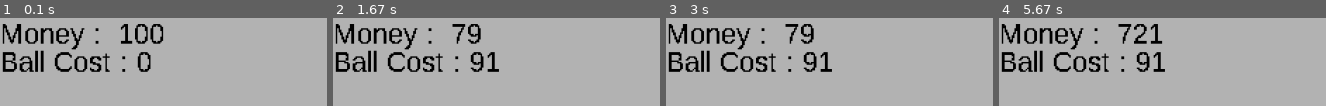
Above: before the commit, frames 1-4 (left to right).
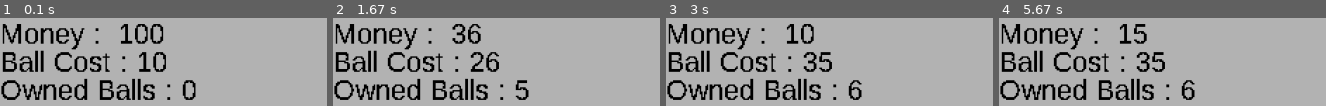
Above: after the commit, the same moments.

Repository: LZX1000/College-I
Game: pygame game, started from Incremental_Incremental.py
Two runs of this game, one before a commit and one after it. Both use one fixed random seed, a clock stepped at 60 frames per second and the inputs below.
Inputs:
- Up to frame 1 (0.1 s): no input
- Up to frame 2 (1.67 s): tap Enter at 0.33, 0.67, 1.07, 1.37, 1.57 s
- Up to frame 3 (3 s): tap Enter at 1.9, 2.2 s
- Up to frame 4 (5.67 s): no input

The runs differ from the first frame. In frame 1, 6.6% of the frame differs, in the area x 0-60%, y 38-94%; in frame 2, 7.4%; in frame 3, 7.0%; in frame 4, 7.6%, in the area x 0-60%, y 6-94%.

Commit message:
Fix infinitely increasing balls

Diff:
--- a/Incremental_Incremental.py
+++ b/Incremental_Incremental.py
@@ -60,7 +60,7 @@
         if new:
             player_money = 100
             player_money_per_click = 1
-            new_ball_cost = 0
+            new_ball_cost = 10
             balls = []
             unresolved_balls = []
             new = False
@@ -68,16 +68,21 @@
         keys = pygame.key.get_pressed()
         if keys[pygame.K_ESCAPE]:
             running = False
-        elif keys[pygame.K_RETURN]:
-            if player_money >= new_ball_cost:
-                player_money -= new_ball_cost
-                new_ball_cost = len(balls) ** 4 + 10
-                unresolved_balls.append(0)
+        if keys[pygame.K_RETURN]:
+            if not enter_pressed:
+                enter_pressed = True
+                if player_money >= new_ball_cost:
+                    player_money -= new_ball_cost
+                    new_ball_cost = (len(balls) ** 2) + 10
+                    unresolved_balls.append(0)
+        else:
+            enter_pressed = False
 
         if len(unresolved_balls) > 0:
             for _ in unresolved_balls:
                 new_ball = Ball()
                 balls.append(new_ball)
+                unresolved_balls.remove(0)
 
         for ball in balls:
             player_money += ball.check_for_payount()
@@ -87,8 +92,10 @@
         # background.game_update(internal_surface)
         money_text_surface = font.render(f"Money :  {player_money}", False, (0, 0, 0)) # For text
         ball_cost_text_surface = font.render(f"Ball Cost : {new_ball_cost}", False, (0, 0, 0)) # For text
+        owned_balls_surface = font.render(f"Owned Balls : {len(balls)}", False, (0, 0, 0)) # For text
         internal_surface.blit(money_text_surface, (0, 0))
         internal_surface.blit(ball_cost_text_surface, (0, 20))
+        internal_surface.blit(owned_balls_surface, (0, 40))
 
         # Upscale to 1920x1080
         scaled_surface = pygame.transform.scale(internal_surface, screen_size)
